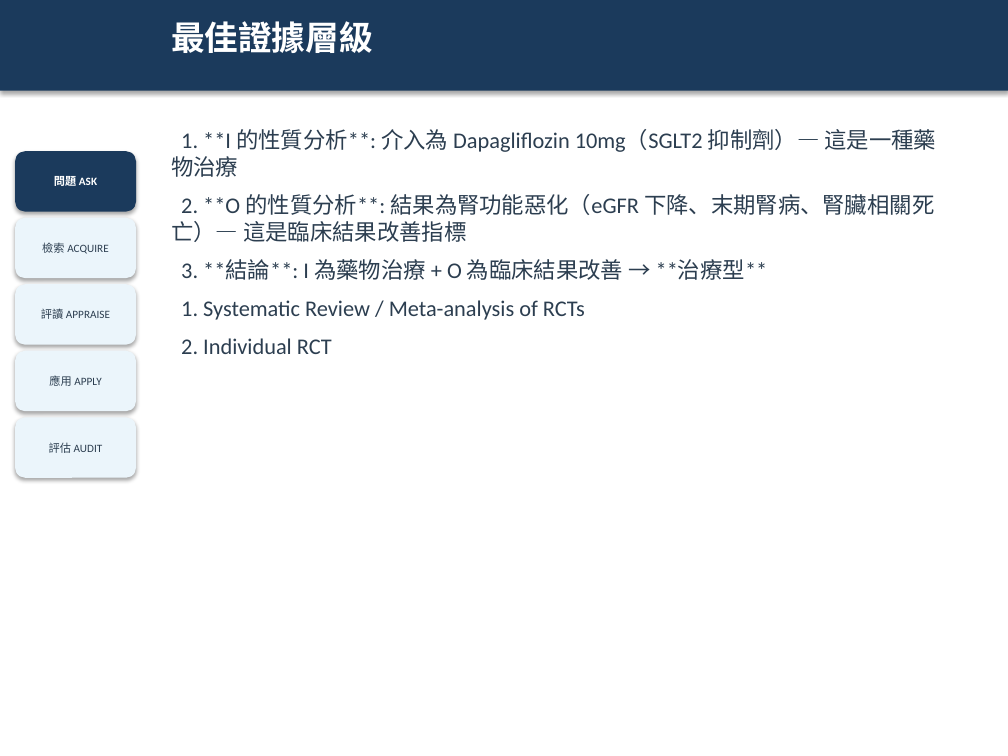
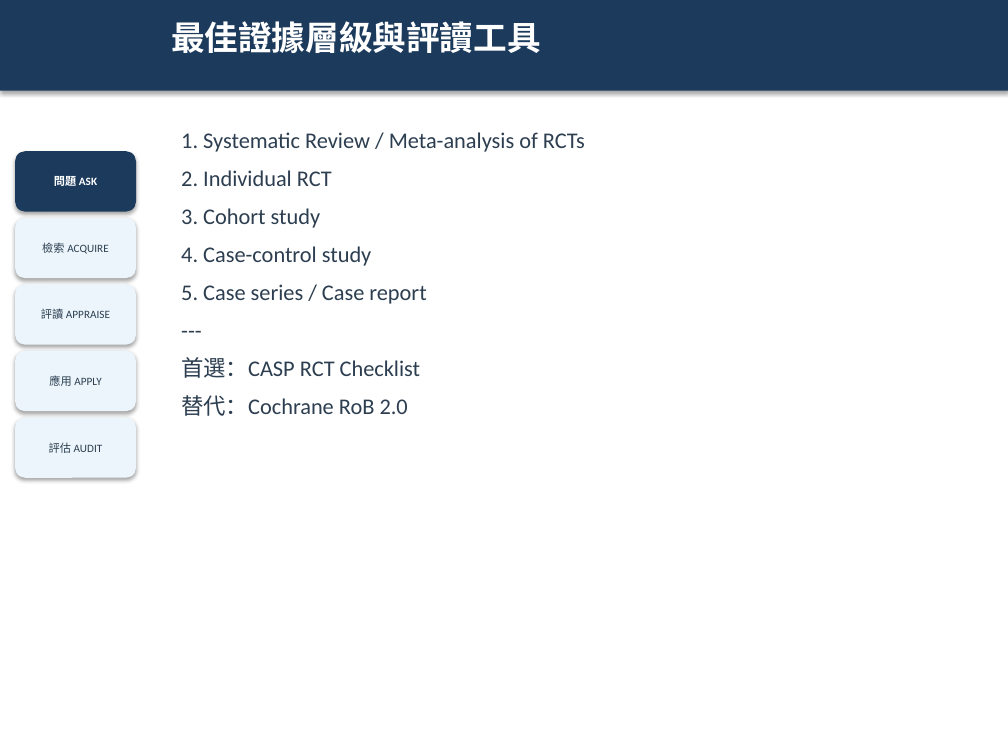
Before and after one commit to platypus31/ebm-report-pipeline, a slide deck: slide 12 of projects/example-sglt2i-ckd/06_slides/ebm-report.pptx. Drawn at 1008x756 pixels with LibreOffice and Linux fonts; fonts in the diff are those of the drawing. Boxes give left, top, right and bottom in pixels: in the first picture for what was removed or moved away, otherwise in the second. Text is boxed around its words. In the diff, an @@ line names an element or a change of style, - is before the commit and + after.

```diff
--- a/projects/example-sglt2i-ckd/06_slides/ebm-report.pptx
+++ b/projects/example-sglt2i-ckd/06_slides/ebm-report.pptx
@@ text at [171,21,541,53]: text changed @@
-最佳證據層級
+最佳證據層級與評讀工具
@@ text at [171,129,936,280]: paragraphs removed @@
-1. **I 的性質分析**: 介入為 Dapagliflozin 10mg（SGLT2 抑制劑）— 這是一種藥物治療
-2. **O 的性質分析**: 結果為腎功能惡化（eGFR 下降、末期腎病、腎臟相關死亡）— 這是臨床結果改善指標
-3. **結論**: I 為藥物治療 + O 為臨床結果改善 → **治療型**
@@ text at [181,208,426,416]: paragraphs added @@
+3. Cohort study
+4. Case-control study
+5. Case series / Case report
+---
+首選：CASP RCT Checklist
+替代：Cochrane RoB 2.0
```
Also in this commit, not shown: 7 other slides changed, 2 other files.
